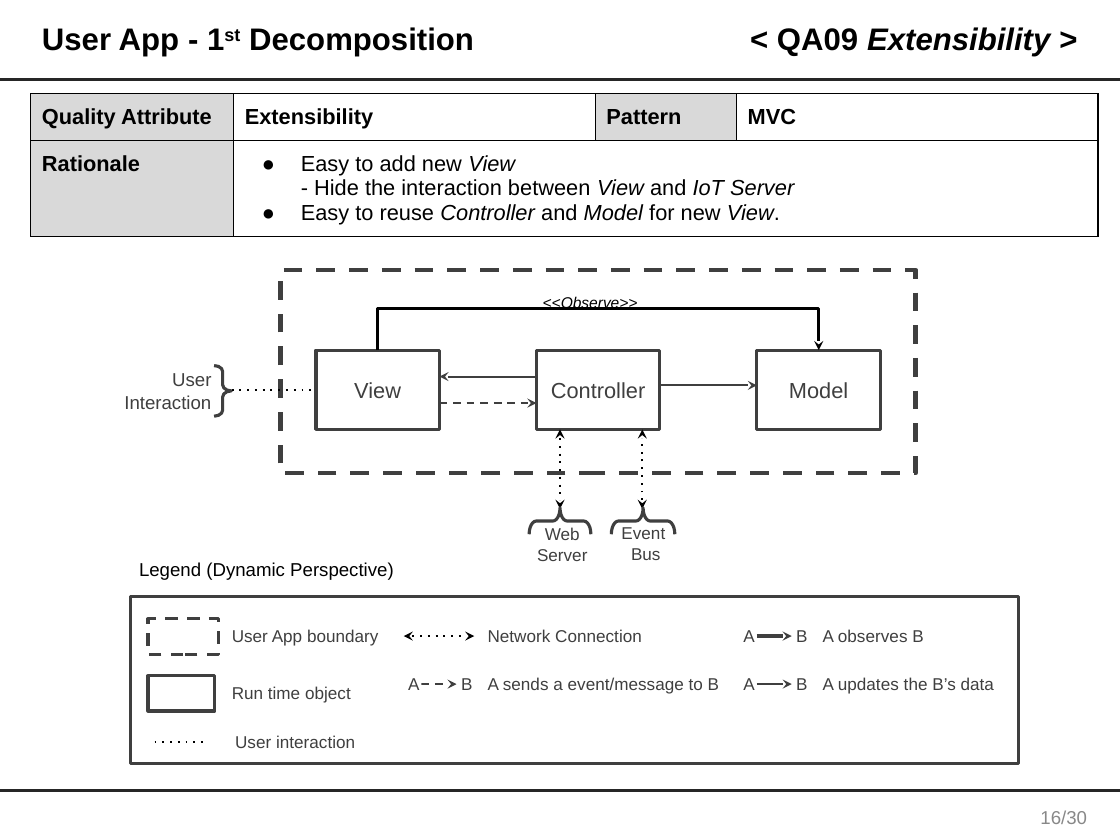
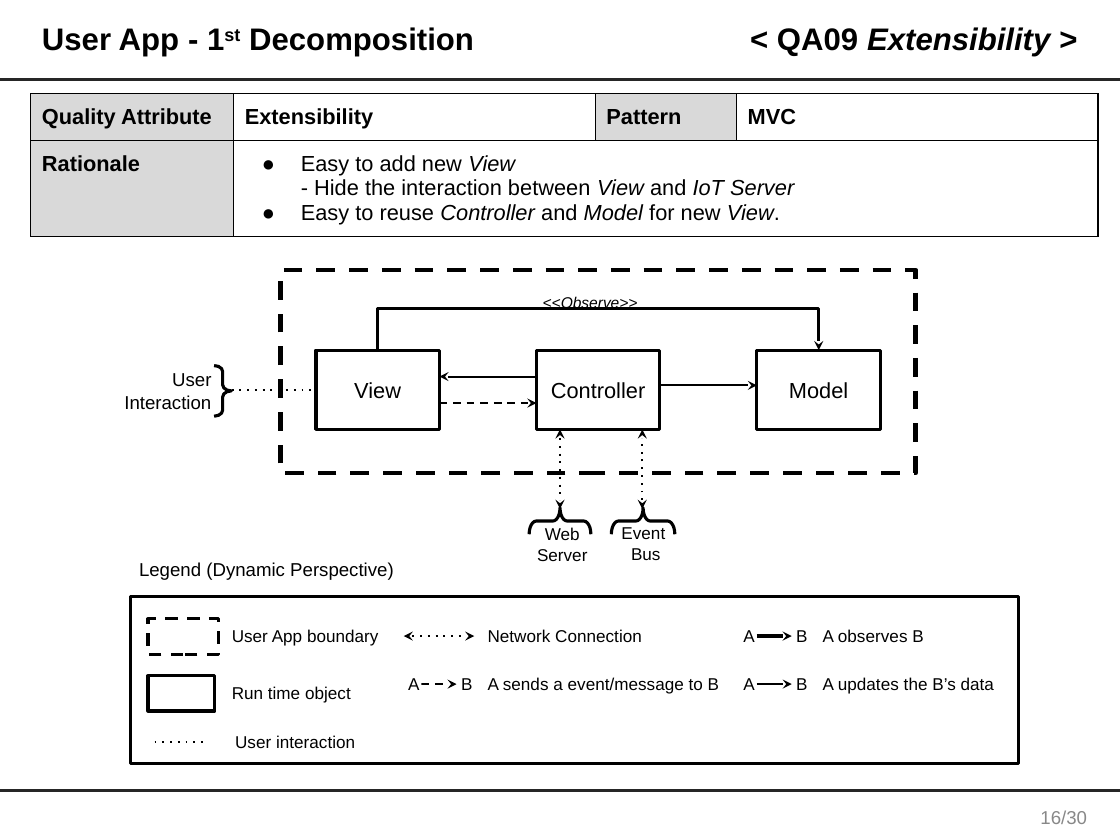
Before and after one commit to junggil/2015_CMU_StudioProject, a slide deck: slide 17 of DOCS/2015-06-24/Team1 Final presentation V0.1.pptx. Drawn at 1120x840 pixels with LibreOffice and Linux fonts; fonts in the diff are those of the drawing. Boxes give left, top, right and bottom in pixels: in the first picture for what was removed or moved away, otherwise in the second. Text is boxed around its words. In the diff, an @@ line names an element or a change of style, - is before the commit and + after.

```diff
--- a/DOCS/2015-06-24/Team1 Final presentation V0.1.pptx
+++ b/DOCS/2015-06-24/Team1 Final presentation V0.1.pptx
@@ rectangle at (281, 270, 916, 473): outline #3F3F3F 3 pt dashed to #000000 3 pt dashed @@
@@ text colour #3F3F3F to #000000; outline #3F3F3F 2 pt to #000000 2 pt in 3 elements at (316, 351, 439, 430), (536, 351, 660, 430), (757, 351, 880, 430) @@
@@ arrow (536, 376) - (439, 376): stroke #3F3F3F 1.25 pt to #000000 1.25 pt @@
@@ arrow (660, 385) - (757, 385): stroke #3F3F3F 1.25 pt to #000000 1.25 pt @@
@@ arrow (439, 403) - (536, 403): stroke #3F3F3F 1.25 pt dashed to #000000 1.25 pt dashed @@
@@ outline #3F3F3F 2 pt to #000000 2 pt in 5 elements at (611, 508, 675, 535), (214, 365, 231, 416), (130, 596, 1018, 764), (148, 675, 215, 710), (529, 508, 591, 535) @@
@@ text colour #3F3F3F to #000000 in 16 elements at (124, 373, 211, 410), (232, 629, 378, 646), (232, 686, 351, 703), (488, 629, 642, 642), (461, 678, 472, 690), (408, 678, 419, 690), (488, 677, 719, 694), (235, 735, 355, 748), (796, 630, 807, 642), (743, 630, 754, 642), (823, 629, 923, 642), (796, 678, 807, 690), (743, 678, 754, 690), (823, 677, 994, 694), (537, 527, 587, 561), (621, 527, 665, 560) @@
@@ rectangle at (148, 619, 218, 654): outline #3F3F3F 2 pt dashed to #000000 2 pt dashed @@
@@ arrow (756, 636) - (792, 636): stroke #3F3F3F 2 pt to #000000 2 pt @@
@@ arrow (421, 684) - (457, 684): stroke #3F3F3F 1.25 pt dashed to #000000 1.25 pt dashed @@
@@ arrow (756, 684) - (792, 684): stroke #3F3F3F 1.25 pt to #000000 1.25 pt @@
```
Also in this commit, not shown: 7 other slides changed.
